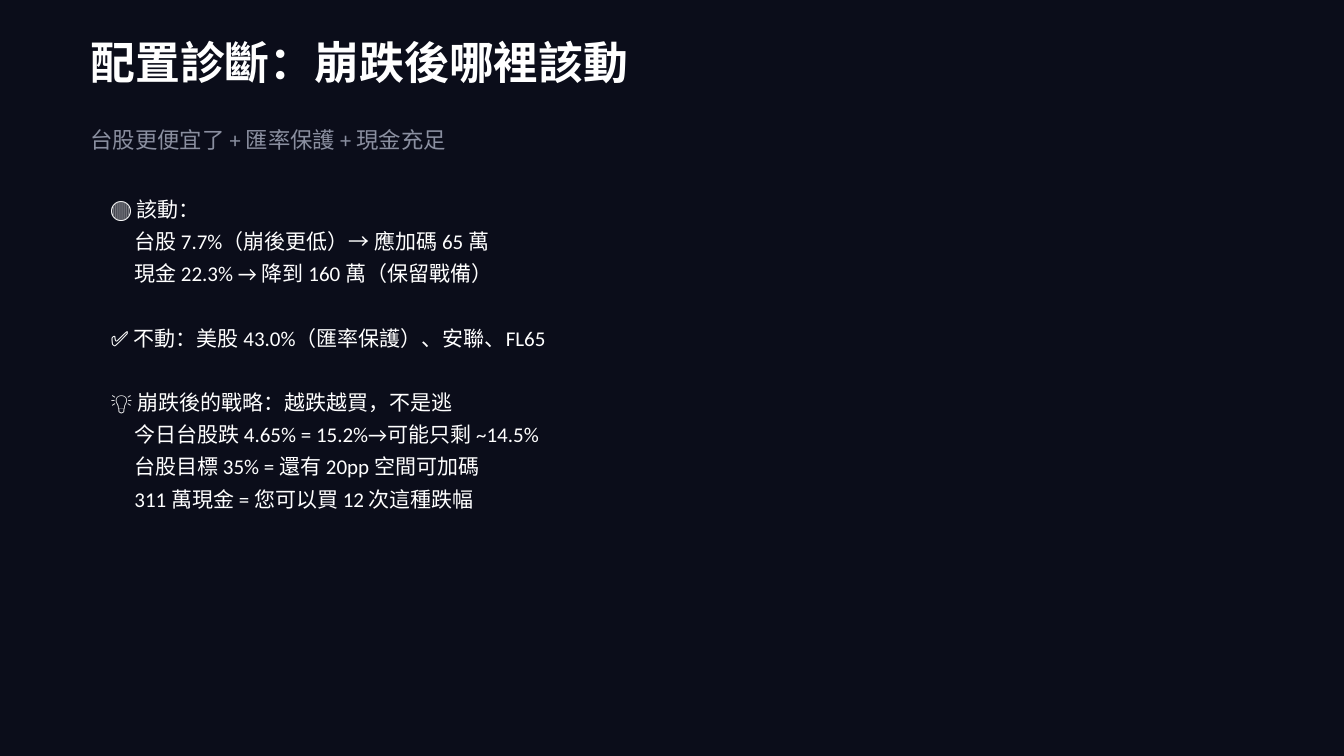
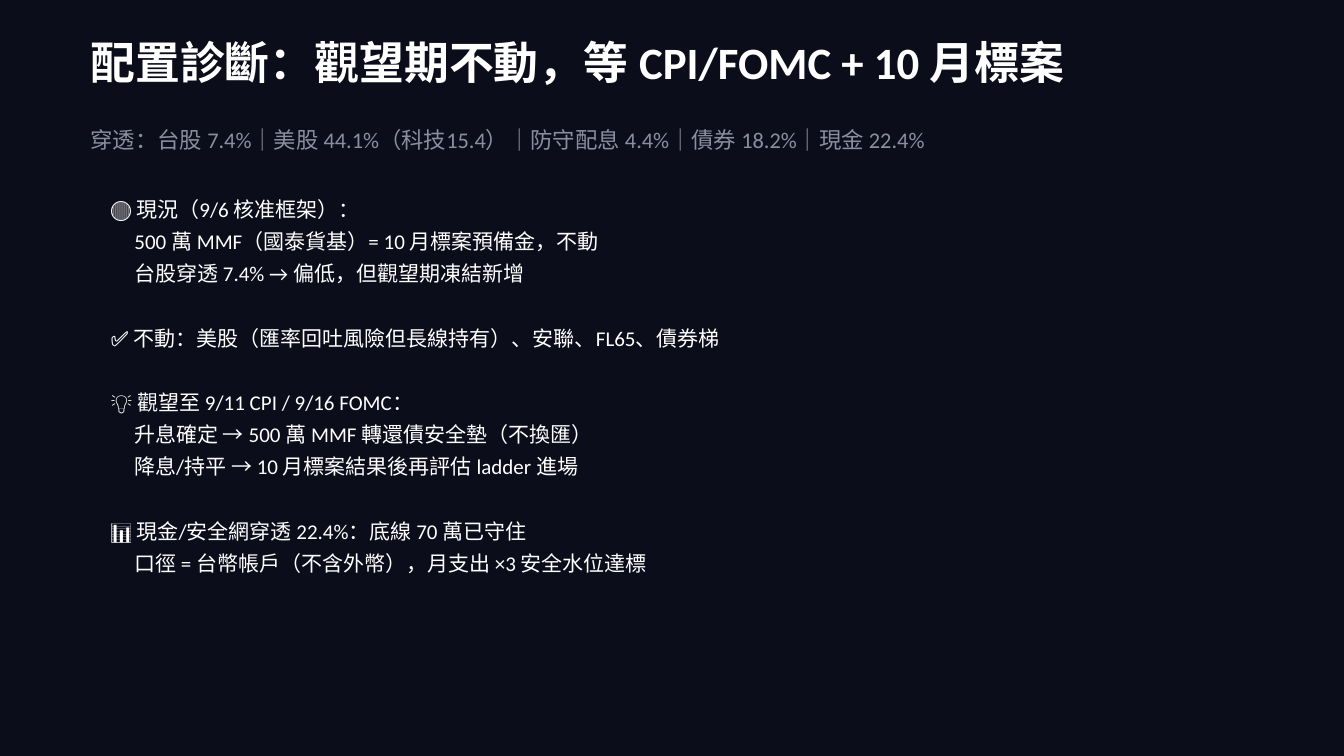
Before and after one commit to b0988321088/longjiu-dashboard-2, a slide deck: slide 7 of 大轉向資產配置策略_final.pptx. Drawn at 1344x756 pixels with LibreOffice and Linux fonts; fonts in the diff are those of the drawing. Boxes give left, top, right and bottom in pixels: in the first picture for what was removed or moved away, otherwise in the second. Text is boxed around its words. In the diff, an @@ line names an element or a change of style, - is before the commit and + after.

```diff
--- a/大轉向資產配置策略_final.pptx
+++ b/大轉向資產配置策略_final.pptx
@@ text at (x1=91, y1=40, x2=1064, y2=85): text changed @@
-配置診斷：崩跌後哪裡該動
+配置診斷：觀望期不動，等 CPI/FOMC + 10 月標案
@@ text at (x1=91, y1=129, x2=925, y2=151): text changed @@
-台股更便宜了 + 匯率保護 + 現金充足
+穿透：台股 7.4%｜美股 44.1%（科技15.4）｜防守配息 4.4%｜債券 18.2%｜現金 22.4%
@@ text at (x1=134, y1=199, x2=720, y2=573): text changed @@
-🔴 該動：
-台股 7.7%（崩後更低）→ 應加碼 65 萬
-現金 22.3% → 降到 160 萬（保留戰備）
-✅ 不動：美股 43.0%（匯率保護）、安聯、FL65
-💡 崩跌後的戰略：越跌越買，不是逃
-今日台股跌 4.65% = 15.2%→可能只剩 ~14.5%
-台股目標 35% = 還有 20pp 空間可加碼
-311 萬現金 = 您可以買 12 次這種跌幅
+🔴 現況（9/6 核准框架）：
+500 萬 MMF（國泰貨基）= 10 月標案預備金，不動
+台股穿透 7.4% → 偏低，但觀望期凍結新增
+✅ 不動：美股（匯率回吐風險但長線持有）、安聯、FL65、債券梯
+💡 觀望至 9/11 CPI / 9/16 FOMC：
+升息確定 → 500 萬 MMF 轉還債安全墊（不換匯）
+降息/持平 → 10 月標案結果後再評估 ladder 進場
+📊 現金/安全網穿透 22.4%：底線 70 萬已守住
+口徑 = 台幣帳戶（不含外幣），月支出 ×3 安全水位達標
```
Also in this commit, not shown: 6 other slides changed, 4 slides added, 3 slides removed, 1 other file.
